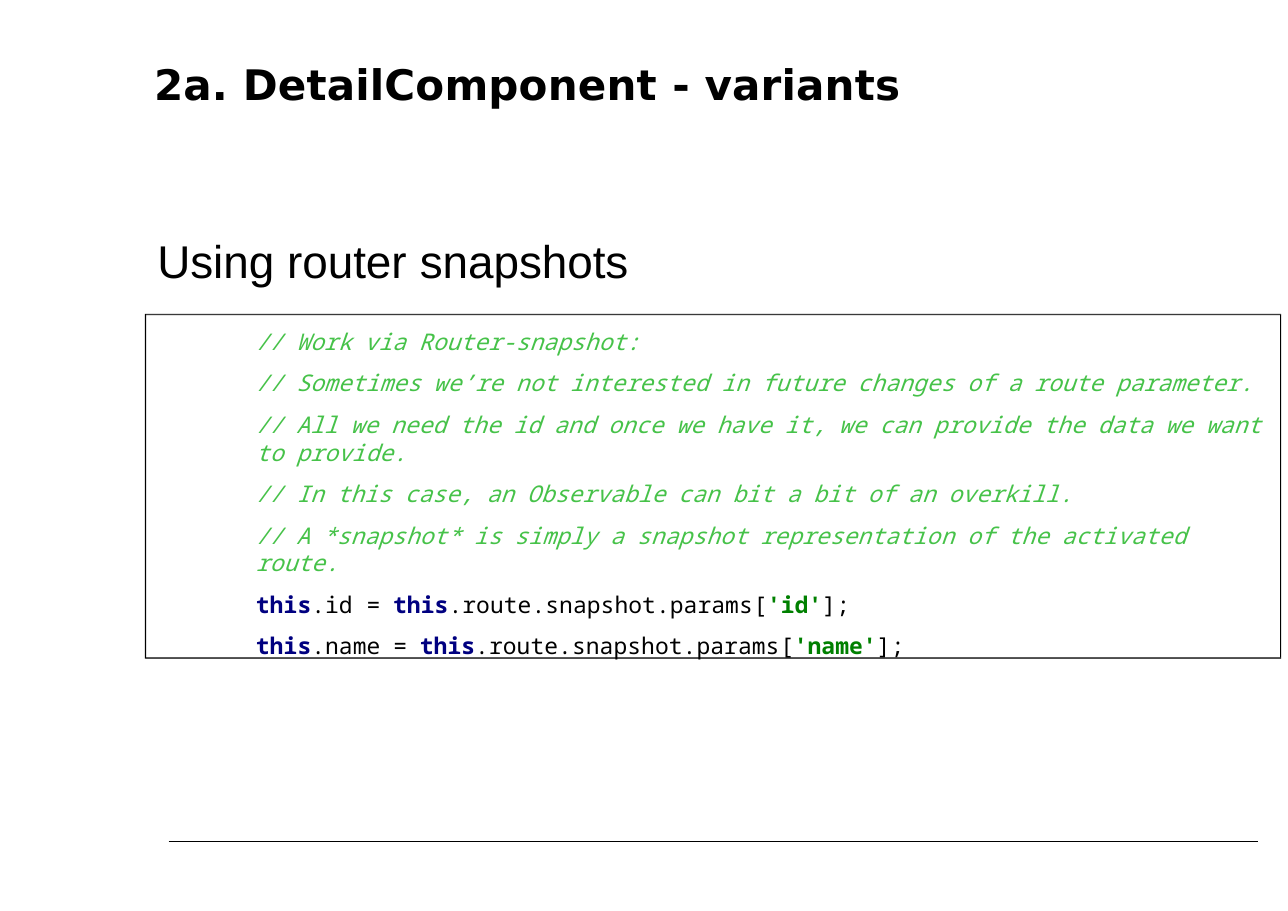
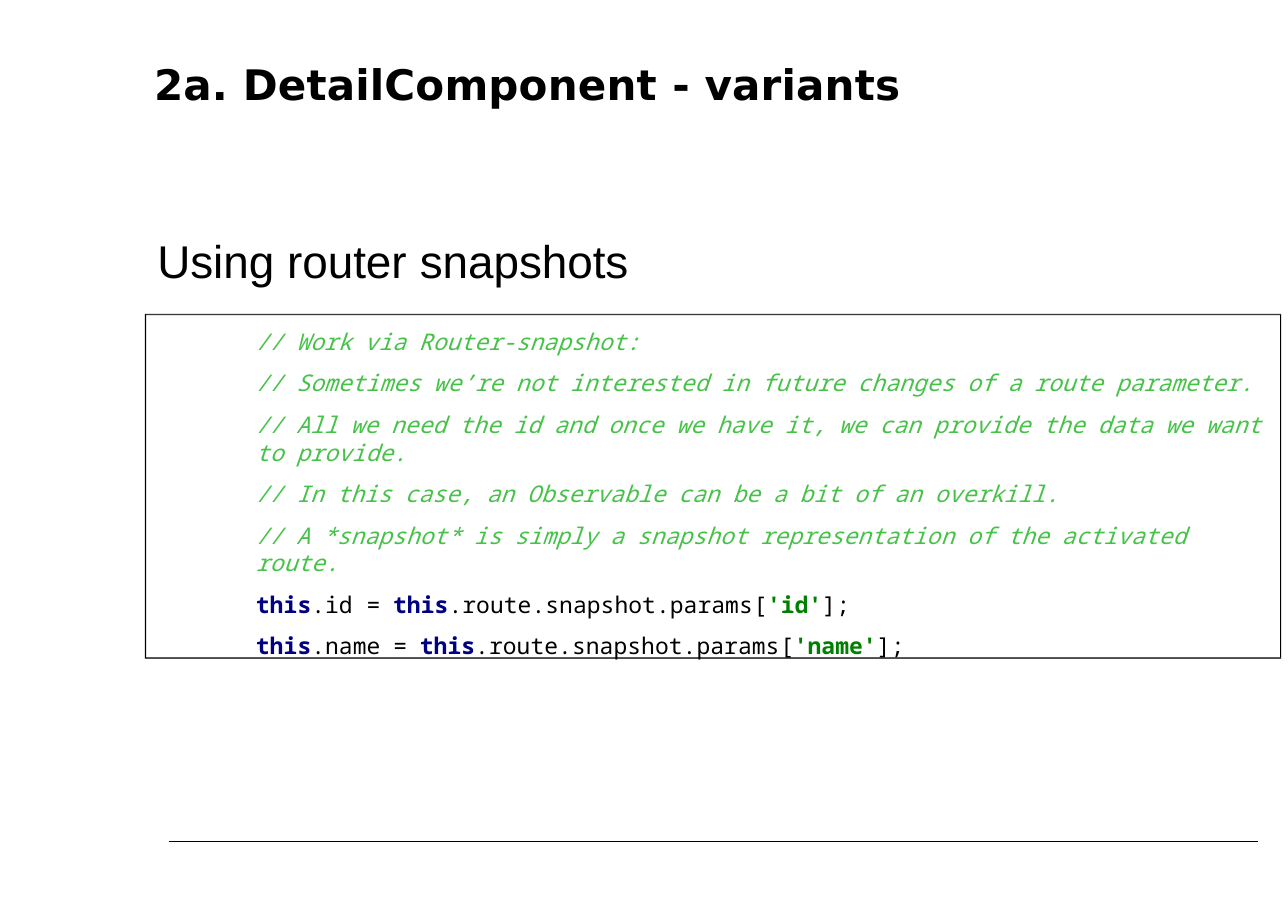
Before and after one commit to petereijgermans11/workshop-angular7, a slide deck: slide 16 of PPT/05- Angular Routing.pptx. Drawn at 1288x911 pixels with LibreOffice and Linux fonts; fonts in the diff are those of the drawing. Boxes give left, top, right and bottom in pixels: in the first picture for what was removed or moved away, otherwise in the second. Text is boxed around its words. In the diff, an @@ line names an element or a change of style, - is before the commit and + after.

```diff
--- a/PPT/05- Angular Routing.pptx
+++ b/PPT/05- Angular Routing.pptx
@@ text at bbox=[296, 484, 1059, 505]: text changed @@
-// In this case, an Observable can bit a bit of an overkill.
+// In this case, an Observable can be a bit of an overkill.
```
Also in this commit, not shown: 8 other slides changed, 5 other files.
